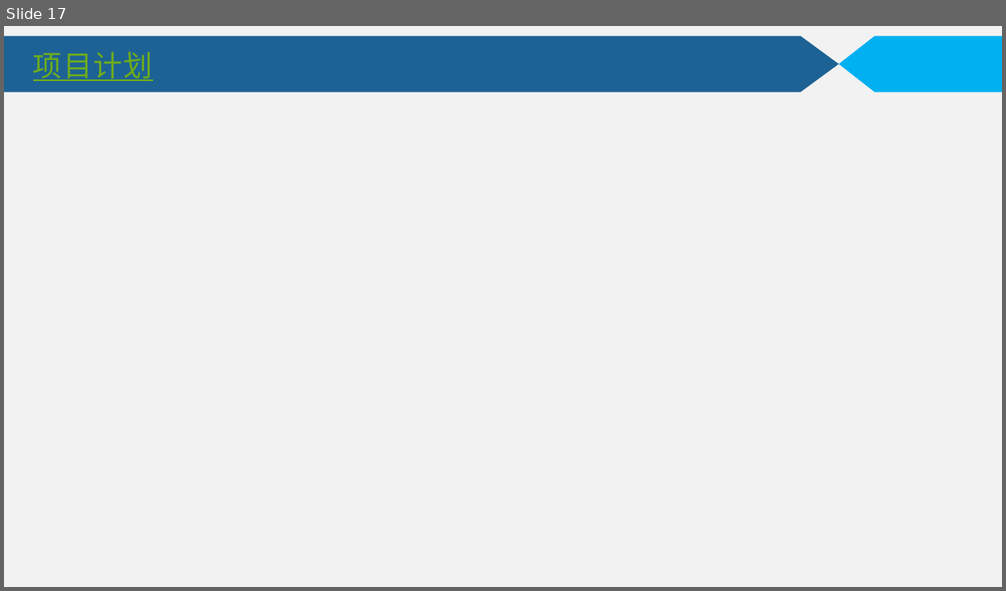
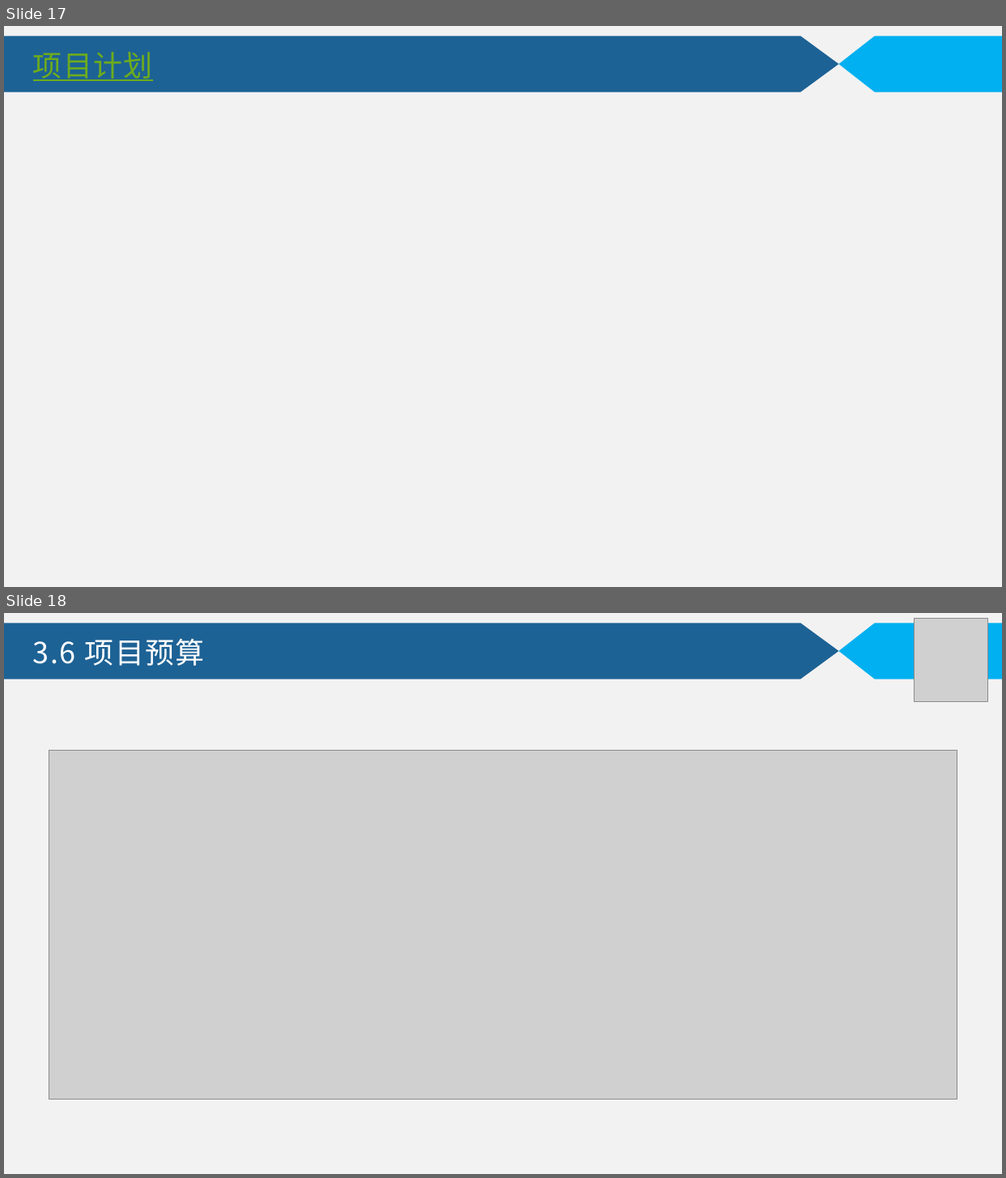
Before and after one commit to SoftwareEngineering-G02/-, a slide deck: 项目计划(第一次答辩)/SE2018春-G02-项目介绍.pptx. Shown one above the other, each under a label of ours: slide 17 before the commit, slides 17 and 18 after it. The pictures are 1006x591 and 1006x1178 pixels, drawn with LibreOffice and Linux fonts; fonts in the diff are those of the drawing; grey boxes stand for pictures. Boxes give left, top, right and bottom in pixels: in the first picture for what was removed or moved away, otherwise in the second. Text is boxed around its words. In the diff, an @@ line names an element or a change of style, - is before the commit and + after.

```diff
--- a/项目计划(第一次答辩)/SE2018春-G02-项目介绍.pptx
+++ b/项目计划(第一次答辩)/SE2018春-G02-项目介绍.pptx
@@ slide 18 added at (x1=4, y1=613, x2=1002, y2=1174), background #FFFFFF; not listed: 1 template element that a slide beside it also shows @@
@@ pentagon arrow added at (x1=4, y1=623, x2=839, y2=679), fill #1D6295 @@
@@ pentagon arrow added at (x1=839, y1=623, x2=1002, y2=679), fill #00B0F0 @@
@@ picture added at (x1=914, y1=618, x2=988, y2=701) @@
@@ text added at (x1=33, y1=638, x2=205, y2=666), 28 pt, text #FFFFFF @@
+3.6 项目预算
@@ picture added at (x1=49, y1=750, x2=957, y2=1099) @@
```
Also in this commit, not shown: 3 other files.
